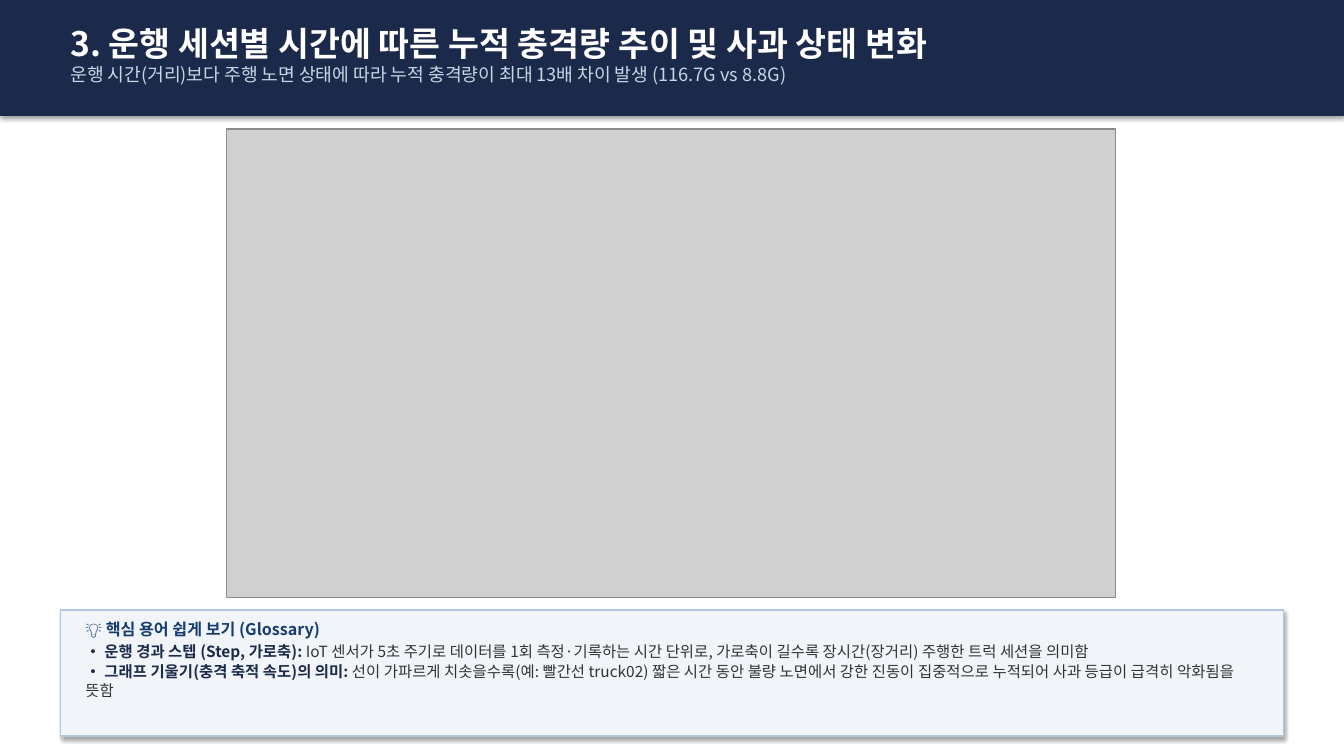
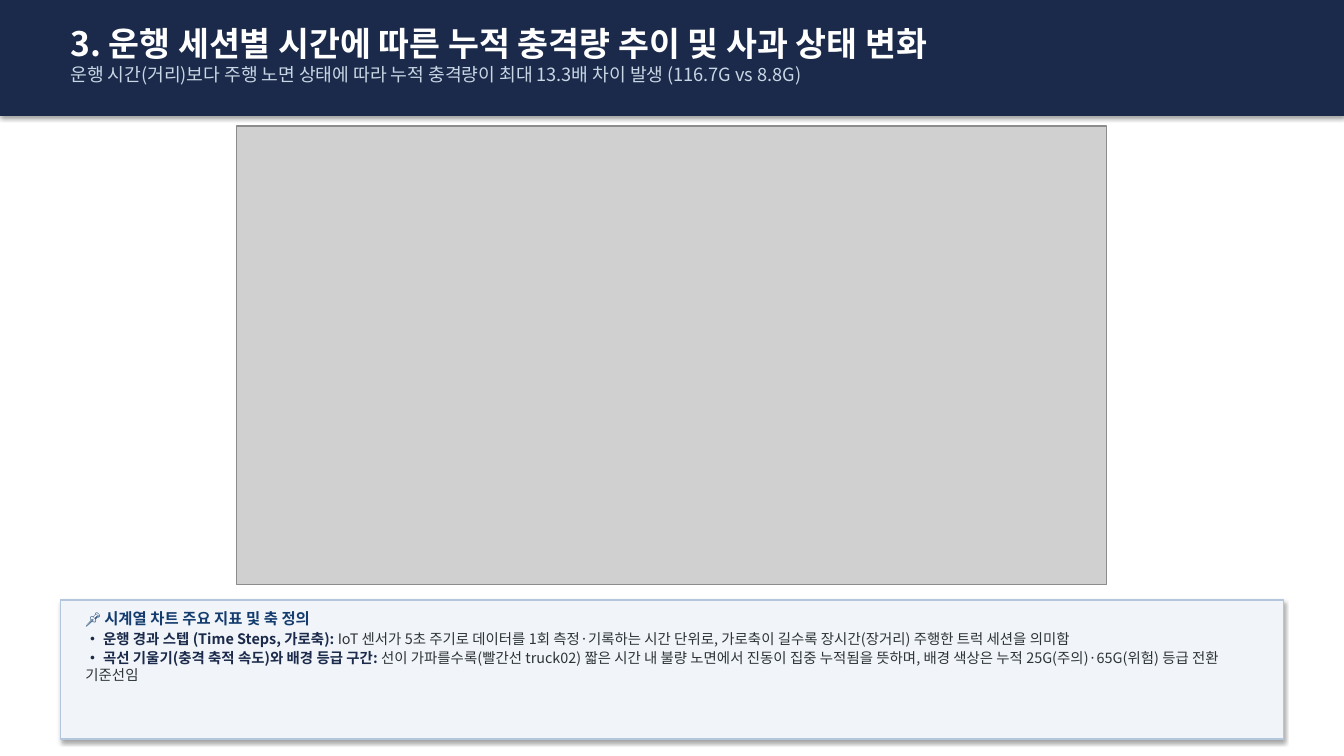
Before and after one commit to sungmin9910/prediction, a slide deck: slide 4 of 사과_운송_이상충격_예측_발표자료.pptx. Drawn at 1344x756 pixels with LibreOffice and Linux fonts; fonts in the diff are those of the drawing; grey boxes stand for pictures. Boxes give left, top, right and bottom in pixels: in the first picture for what was removed or moved away, otherwise in the second. Text is boxed around its words. In the diff, an @@ line names an element or a change of style, - is before the commit and + after.

```diff
--- a/사과_운송_이상충격_예측_발표자료.pptx
+++ b/사과_운송_이상충격_예측_발표자료.pptx
@@ text at (70,66,801,85): text changed @@
-운행 시간(거리)보다 주행 노면 상태에 따라 누적 충격량이 최대 13배 차이 발생 (116.7G vs 8.8G)
+운행 시간(거리)보다 주행 노면 상태에 따라 누적 충격량이 최대 13.3배 차이 발생 (116.7G vs 8.8G)
@@ picture: place and size @@
-picture at (227,129,1116,598)
+picture at (237,126,1107,585)
@@ rectangle: place and size @@
-rectangle at (60,610,1284,736)
+rectangle at (60,600,1284,739)
@@ text at (85,611,1219,681): text changed; size 11 to 10.3 pt @@
-💡 핵심 용어 쉽게 보기 (Glossary)
-• 운행 경과 스텝 (Step, 가로축): IoT 센서가 5초 주기로 데이터를 1회 측정·기록하는 시간 단위로, 가로축이 길수록 장시간(장거리) 주행한 트럭 세션을 의미함
-• 그래프 기울기(충격 축적 속도)의 의미: 선이 가파르게 치솟을수록(예: 빨간선 truck02) 짧은 시간 동안 불량 노면에서 강한 진동이 집중적으로 누적되어 사과 등급이 급격히 악화됨을 뜻함
+📌 시계열 차트 주요 지표 및 축 정의
+• 운행 경과 스텝 (Time Steps, 가로축): IoT 센서가 5초 주기로 데이터를 1회 측정·기록하는 시간 단위로, 가로축이 길수록 장시간(장거리) 주행한 트럭 세션을 의미함
+• 곡선 기울기(충격 축적 속도)와 배경 등급 구간: 선이 가파를수록(빨간선 truck02) 짧은 시간 내 불량 노면에서 진동이 집중 누적됨을 뜻하며, 배경 색상은 누적 25G(주의)·65G(위험) 등급 전환 기준선임
```
Also in this commit, not shown: 8 other slides changed, 4 other files.
